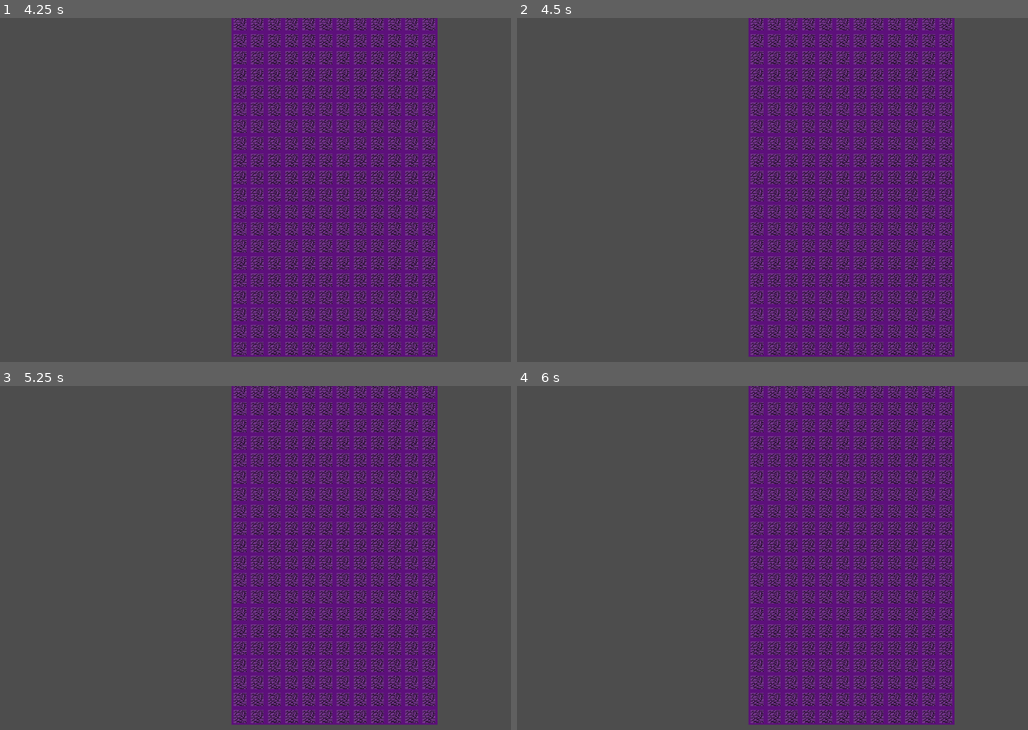
Above: before the commit, frames 1-4 (two rows, left to right).
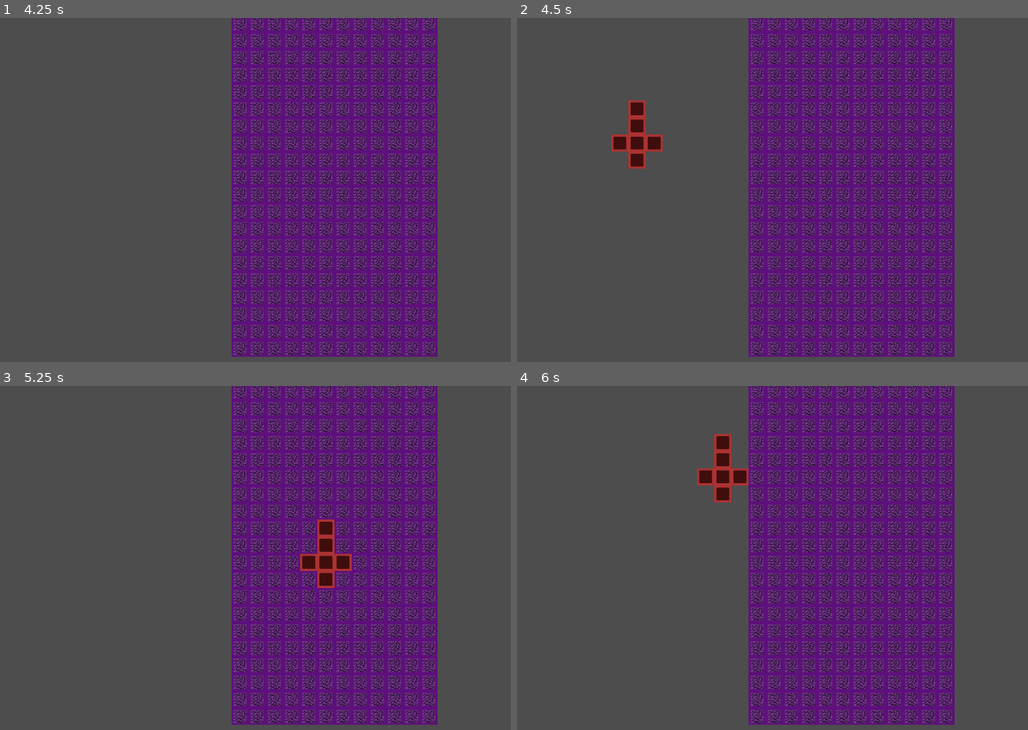
Above: after the commit, the same moments.

Repository: FueledByRage/dice-summons
Game: Godot game, scene res://src/scenes/table.tscn
The game is run twice, just before and just after one commit, with the same random seed, the same clock (stepped at 60 frames per second) and the same inputs. The project has no main scene, so this scene is started directly. The engine's default icon, where the game draws it, is replaced by a stand-in: a white triangle on a blue panel in a dark square.
Inputs (mouse positions are in pixels of both pictures, inside the frame that each line leads up to):
- Up to frame 1 (4.25 s): tap Enter (place) at 0.5 s; move the mouse to (434, 172) at 0.52 s; hold Right (move_right) 0.53-1.28 s; hold M (move) 0.53-1.28 s; tap Z (select) at 0.8, 1.35, 2.3, 3.8 s; tap S (confirm) at 1.25, 2, 3.5 s; move the mouse to (173, 207) at 1.27 s; hold Left (move_left) 1.28-2.03 s; tap M (move) at 1.55, 2.85 s; move the mouse to (357, 114) at 2.02 s; hold S (confirm) 2.03-2.78 s; hold Right (move_right) 2.03-3.53 s; move the mouse to (265, 258) at 2.77 s; move the mouse to (485, 241) at 3.52 s; hold Left (move_left) from 3.53 s (still down); hold Enter (place) from 3.53 s (still down)
- Up to frame 2 (4.5 s): keep holding Left (move_left); tap S (confirm) at 4.25 s; move the mouse to (629, 138) at 4.27 s; release Enter (place) at 4.28 s; tap Q (placing) at 4.35 s
- Up to frame 3 (5.25 s): keep holding Left (move_left); tap M (move) at 4.55 s; move the mouse to (327, 558) at 5.02 s; hold Z (select) from 5.03 s (still down)
- Up to frame 4 (6 s): move the mouse to (721, 472) at 5.77 s; release Left (move_left) at 5.78 s; release Z (select) at 5.78 s; hold Right (move_right) from 5.78 s (still down); tap M (move) at 5.85 s

Frame 1 is identical in both runs. In frame 2, 1.0% of the frame differs, in the area x 18-29%, y 23-44%; in frame 3, 1.0%, in the area x 58-69%, y 38-59%; in frame 4, 1.0%.
Error before the commit: Invalid access of index '0' on a base object of type: 'Array'. (res://src/scripts/table.gd:109)
Error after the commit: Invalid access to property or key 'allies_units' on a base object of type 'null instance'. (res://src/scripts/table.gd:87)

Commit message:
feat: Add Units and Allies nodes to table scene

Diff:
--- a/src/scenes/table.tscn
+++ b/src/scenes/table.tscn
@@ -38,13 +38,18 @@
 tile_set = SubResource("TileSet_ncge7")
 script = ExtResource("2_wtxc0")
 
+[node name="Units" type="Node2D" parent="TileMap"]
+position = Vector2(-480, -160)
+script = ExtResource("4_pgie8")
+
+[node name="Allies" type="Node2D" parent="TileMap/Units"]
+
+[node name="Enemies" type="Node2D" parent="TileMap/Units"]
+
 [node name="Camera2D" type="Camera2D" parent="."]
 position = Vector2(604, 490)
 
 [node name="UI" type="CanvasLayer" parent="."]
 
-[node name="Units" type="Node2D" parent="."]
-script = ExtResource("4_pgie8")
-
 [node name="Select_arrow" parent="." instance=ExtResource("5_6l2al")]
 visible = false
--- a/src/scripts/table_tile.gd
+++ b/src/scripts/table_tile.gd
@@ -5,7 +5,7 @@
 
 var maped_table: Dictionary = {}
 
-@onready var units = get_parent().get_node("Units");
+@onready var units = $Units;
 
 var placing_dice
 var path = []
@@ -66,17 +66,7 @@
 	var summon_instance = summon_scene.instantiate()
 
 	summon_instance.global_position = to_local(get_selected_tile())
-	add_child(summon_instance)
-	add_summon_to_path(summon_instance)
-
-func add_summon_to_path(summon):
-	units.allies_units.append({
-		"node": summon,
-		"name": summon.name,
-		"label": summon.name,
-		"local": to_local(summon.global_position),
-		"global_local": summon.global_position
-	})
+	units.add_ally(summon_instance)
 
 func move_summon(summon):
 	var possible_moves = calculate_possible_moves(summon.local, 5);
--- a/src/scripts/units.gd
+++ b/src/scripts/units.gd
@@ -1,10 +1,16 @@
 extends Node2D
 
-var enemies_units = [];
-var allies_units = [];
+@onready var enemies_units = $Enemies
+@onready var allies_units = $Allies;
 
 func get_all_units():
 	var all_units = [];
-	all_units.append_array(enemies_units);
-	all_units.append_array(allies_units);
+	all_units.append_array(enemies_units.get_children());
+	all_units.append_array(allies_units.get_children());
 	return  all_units;
+
+func add_ally(ally):
+	allies_units.add_child(ally)
+
+func add_enemy(enemy):
+	enemies_units.add_child(enemy);
